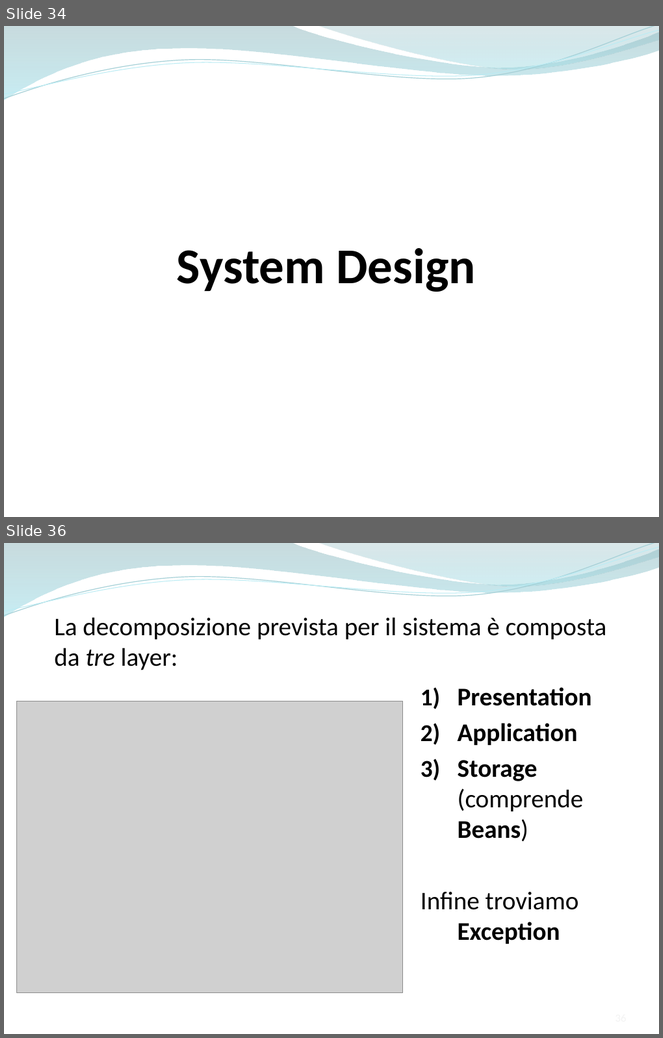
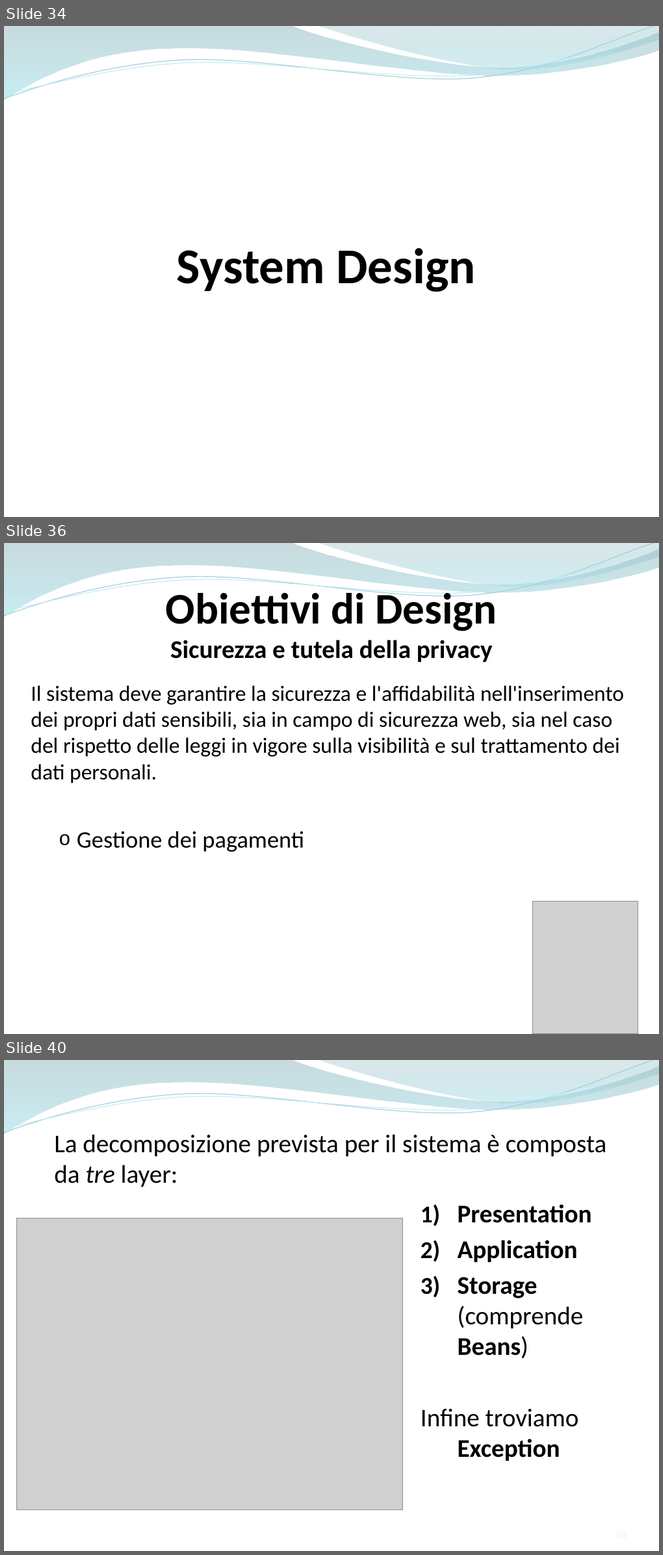
Before and after one commit to ammirate/at-silo, a slide deck: Presentazione/Atsilo2/Atsilo_M_PresentazioneFinale.pptx. Shown one above the other, each under a label of ours: slides 34 and 36 before the commit, slides 34, 36 and 40 after it; the slides between them are not shown. The pictures are 663x1038 and 663x1555 pixels, drawn with LibreOffice and Linux fonts; fonts in the diff are those of the drawing; grey boxes stand for pictures. Boxes give left, top, right and bottom in pixels: in the first picture for what was removed or moved away, otherwise in the second. Text is boxed around its words. In the diff, an @@ line names an element or a change of style, - is before the commit and + after.

```diff
--- a/Presentazione/Atsilo2/Atsilo_M_PresentazioneFinale.pptx
+++ b/Presentazione/Atsilo2/Atsilo_M_PresentazioneFinale.pptx
@@ slide 36 added at box(4, 543, 659, 1034), background #FFFFFF; not listed: 4 template elements that a slide beside it also shows @@
@@ text added at box(166, 588, 497, 662), 28 pt, text #000000, bold @@
+Obiettivi di Design
+Sicurezza e tutela della privacy
@@ text added at box(31, 685, 624, 783), 24 pt, text #000000 @@
+Il sistema deve garantire la sicurezza e l'affidabilità nell'inserimento dei propri dati sensibili, sia in campo di sicurezza web, sia nel caso del rispetto delle leggi in vigore sulla visibilità e sul trattamento dei dati personali.
@@ text added at box(77, 831, 304, 852), 26 pt, text #000000 @@
+  o Gestione dei pagamenti
@@ picture added at box(532, 901, 638, 1034) @@
@@ what was slide 36 is now slide 40 @@
```
Also in this commit, not shown: 4 slides changed, 10 other slides added.
